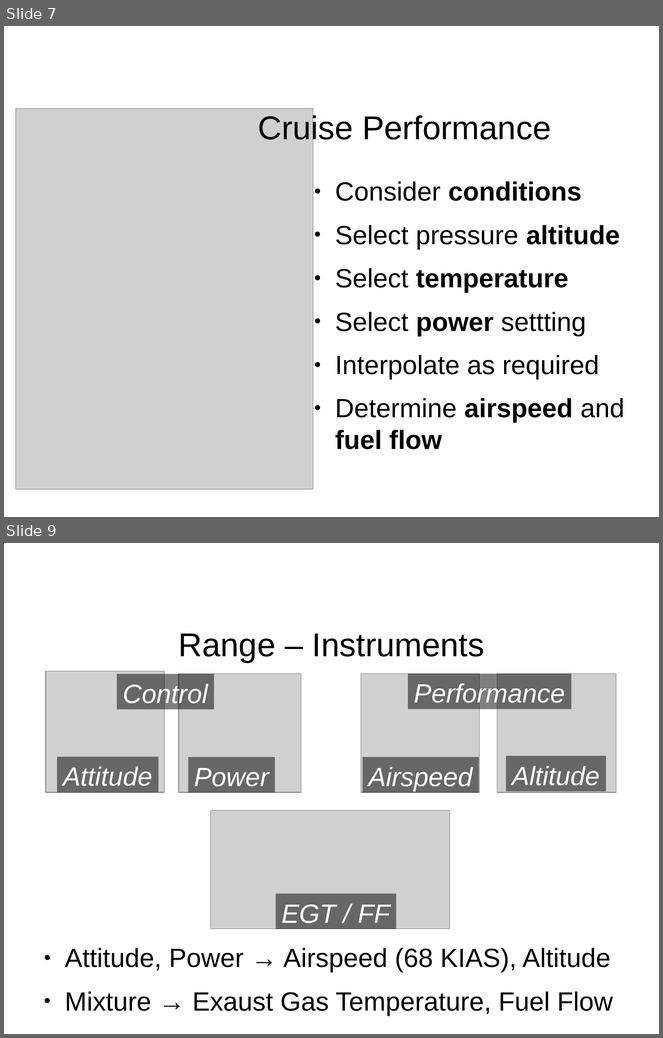
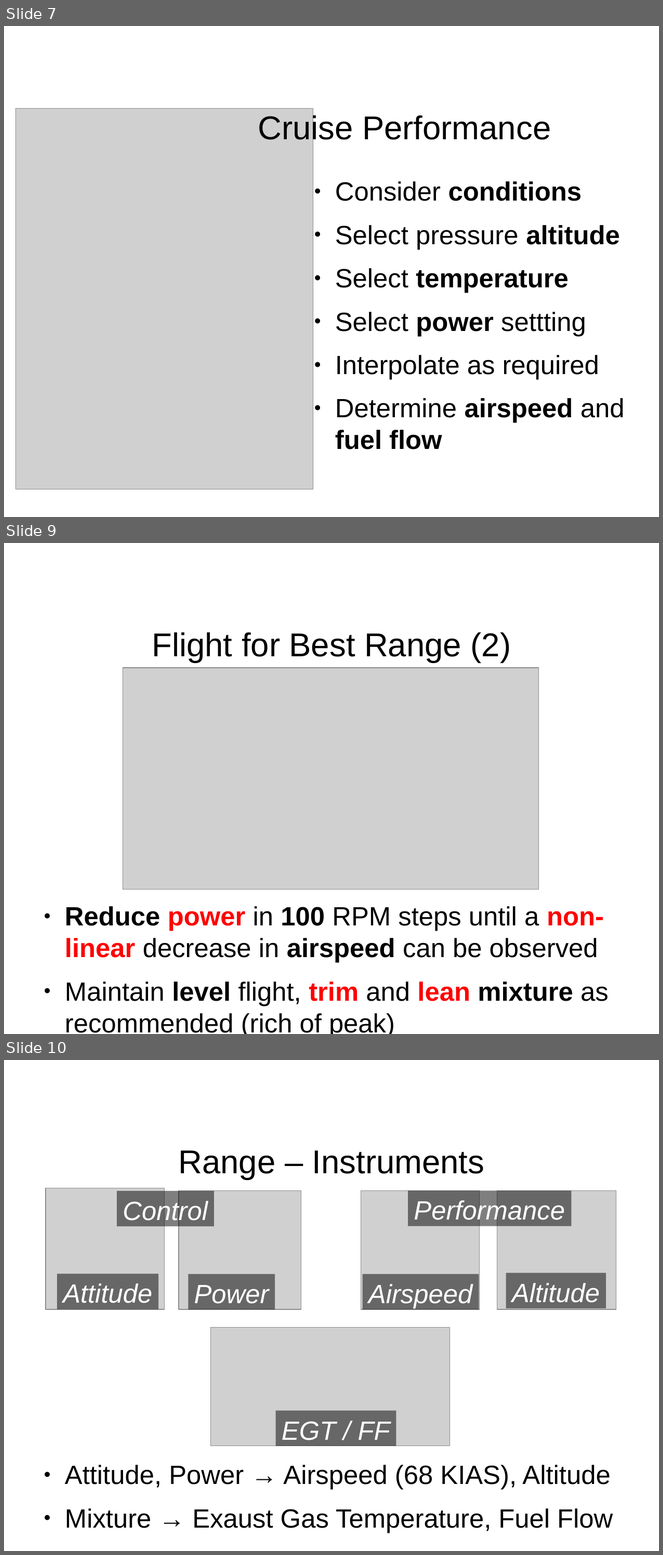
Before and after one commit to stephanheinemann/flight, a slide deck: FI/RangeAndEndurance/RangeAndEndurance.odp. Shown one above the other, each under a label of ours: slides 7 and 9 before the commit, slides 7, 9 and 10 after it; the slides between them are not shown. The pictures are 663x1038 and 663x1555 pixels, drawn with LibreOffice and Linux fonts; fonts in the diff are those of the drawing; grey boxes stand for pictures; background and template pictures are left out. Boxes give left, top, right and bottom in pixels: in the first picture for what was removed or moved away, otherwise in the second. Text is boxed around its words. In the diff, an @@ line names an element or a change of style, - is before the commit and + after.

Commit message:
changed range and endurance presentation

```diff
--- a/FI/RangeAndEndurance/RangeAndEndurance.odp
+++ b/FI/RangeAndEndurance/RangeAndEndurance.odp
@@ slide 9 added at [4,543,659,1034], background #FFFFFF @@
@@ title added at [152,632,512,663], 40 pt, text #000000 @@
+Flight for Best Range (2)
@@ picture added at [123,668,539,890] @@
@@ text added at [65,906,609,1034], 32 pt, text #000000 @@
+● Reduce power in 100 RPM steps until a non-linear decrease in airspeed can be observed
+● Maintain level flight, trim and lean mixture as recommended (rich of peak)
@@ what was slide 9 is now slide 10 @@
```
Also in this commit, not shown: 3 slides changed, 2 other files.
